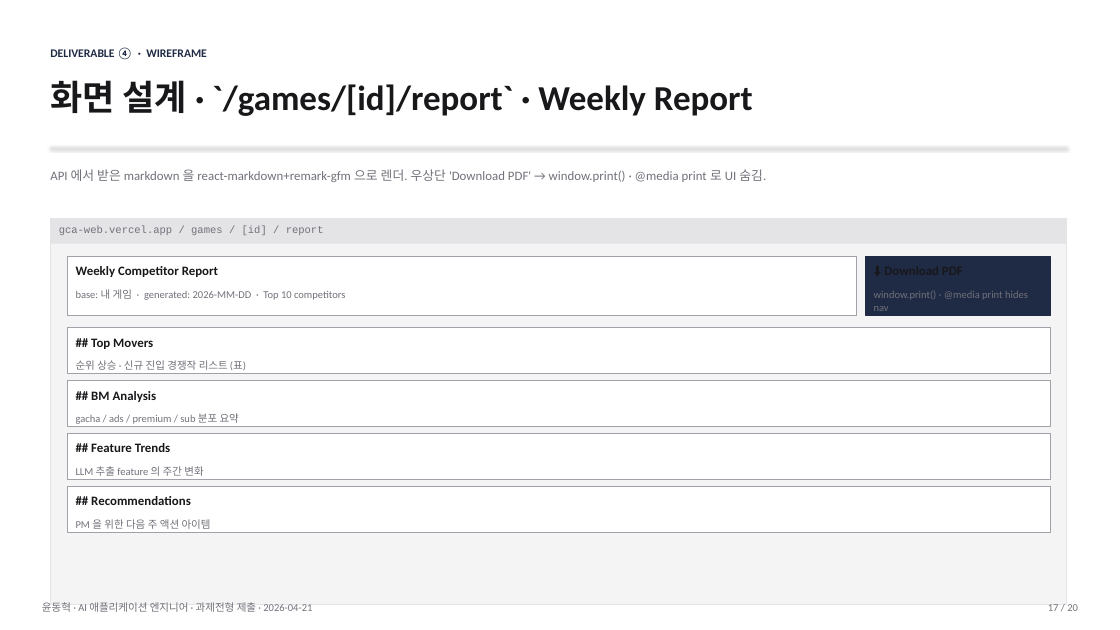
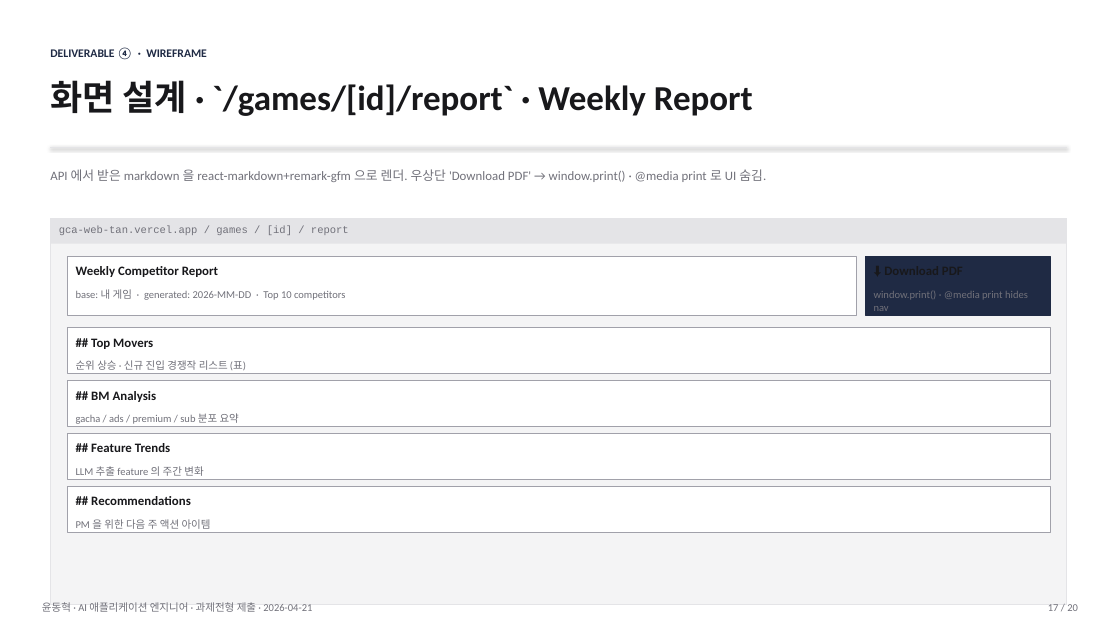
Before and after one commit to hyukyyy/game-competitor-analysis-poc, a slide deck: slide 17 of docs/submission/submission.pptx. Drawn at 1120x630 pixels with LibreOffice and Linux fonts; fonts in the diff are those of the drawing. Boxes give left, top, right and bottom in pixels: in the first picture for what was removed or moved away, otherwise in the second. Text is boxed around its words. In the diff, an @@ line names an element or a change of style, - is before the commit and + after.

```diff
--- a/docs/submission/submission.pptx
+++ b/docs/submission/submission.pptx
@@ text at <box>59,226,349,235</box>: text changed @@
-gca-web.vercel.app / games / [id] / report
+gca-web-tan.vercel.app / games / [id] / report
```
Also in this commit, not shown: 4 other slides changed, 11 other files.
